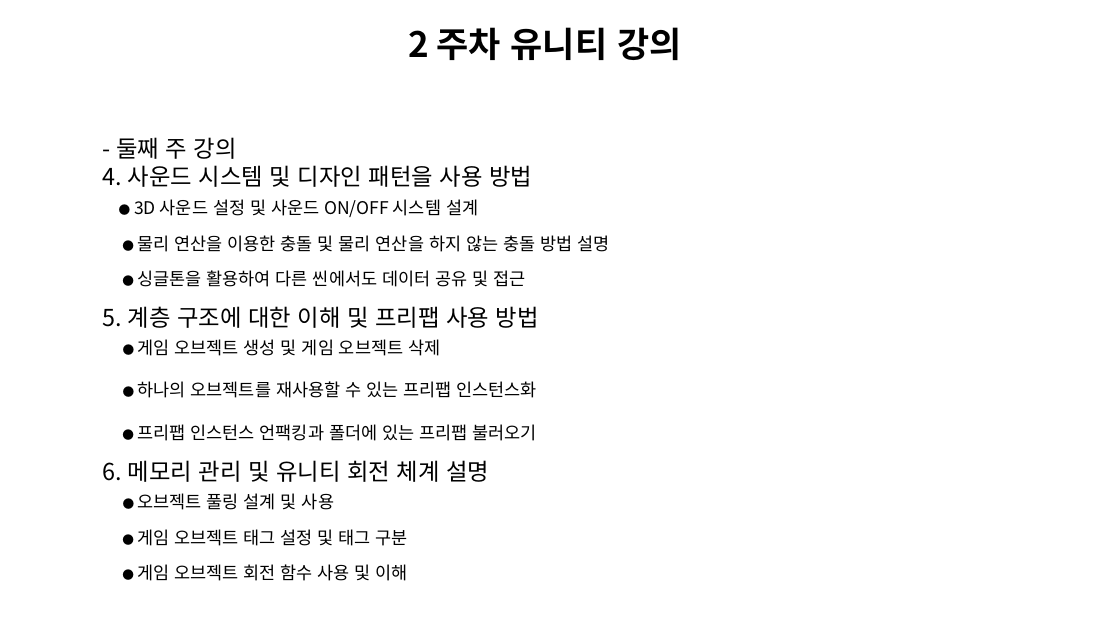
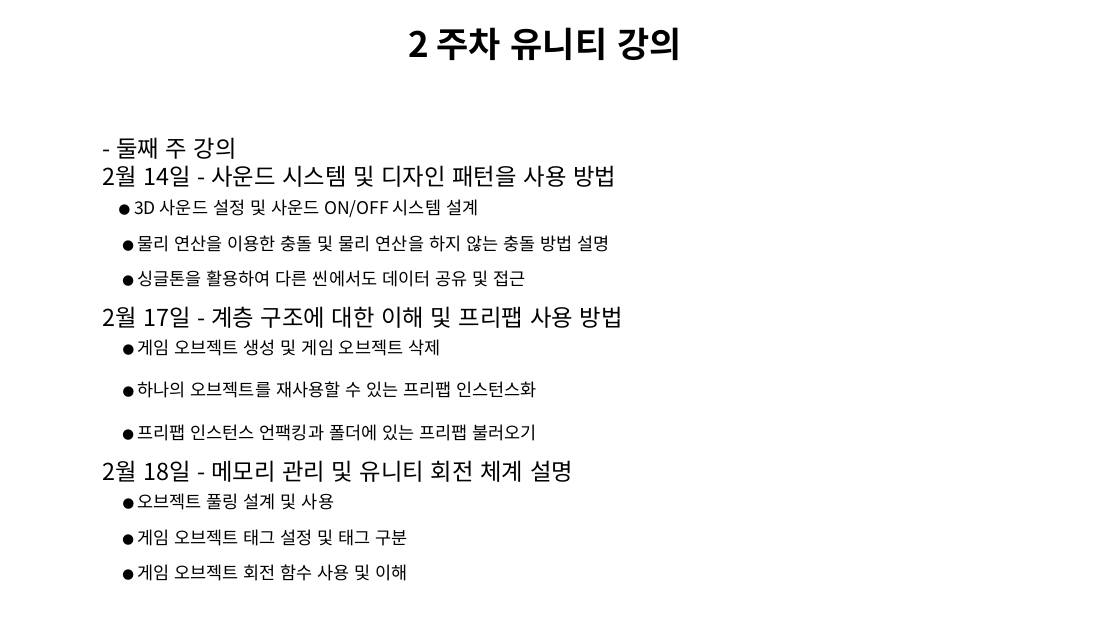
Before and after one commit to Unity2033/3D-UnityEngine, a slide deck: slide 3 of Assets/Curriculum/창신inc유니티 커리큘럼.pptx. Drawn at 1120x630 pixels with LibreOffice and Linux fonts; fonts in the diff are those of the drawing; background and template pictures are left out. Boxes give left, top, right and bottom in pixels: in the first picture for what was removed or moved away, otherwise in the second. Text is boxed around its words. In the diff, an @@ line names an element or a change of style, - is before the commit and + after.

```diff
--- a/Assets/Curriculum/창신inc유니티 커리큘럼.pptx
+++ b/Assets/Curriculum/창신inc유니티 커리큘럼.pptx
@@ text at (103, 165, 616, 187): text changed @@
-4. 사운드 시스템 및 디자인 패턴을 사용 방법
+2월 14일 - 사운드 시스템 및 디자인 패턴을 사용 방법
@@ text at (103, 306, 623, 328): text changed @@
-5. 계층 구조에 대한 이해 및 프리팹 사용 방법
+2월 17일 - 계층 구조에 대한 이해 및 프리팹 사용 방법
@@ text at (103, 460, 573, 510): text changed @@
-6. 메모리 관리 및 유니티 회전 체계 설명
-● 오브젝트 풀링 설계 및 사용
+2월 18일 - 메모리 관리 및 유니티 회전 체계 설명
+● 오브젝트 풀링 설계 및 사용
```
Also in this commit, not shown: 11 other slides changed, 1 slide added, 56 other files.
